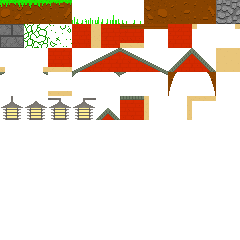
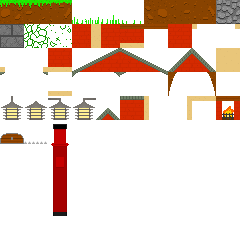
Before/after of a 240 × 240 layered artwork. What changed in the layer stack:
added layer "FireplaceRailings" above "Fireplace" over bbox(222, 113, 234, 120)
added layer "Fireplace" above "Chest" over bbox(216, 96, 240, 120)
added layer "Chest" above "Spikes" over bbox(0, 133, 24, 144)
added layer "Spikes" above "ToriiTop" over bbox(24, 141, 47, 144)
added layer "ToriiTop" above "ToriiMiddle" over bbox(52, 124, 68, 144)
added layer "ToriiMiddle" above "ToriiRepeating" over bbox(51, 144, 69, 168)
added layer "ToriiRepeating" above "ToriiBottom" over bbox(53, 168, 67, 192)
added layer "ToriiBottom" over bbox(53, 192, 67, 216)
